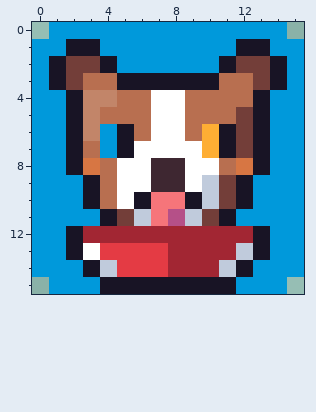
Pixel-art file, stored at art/favicon-16.aseprite. Above, as it was before the edit.
16x16 pixels, 1 frame.
After the commit:
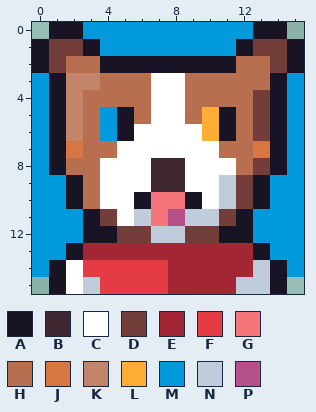
Palette (. is transparent): A #181425  B #3e2731  C #ffffff  D #733e39  E #a22633  F #e43b44  G #f6757a  H #b86f50  J #d77643  K #c28569  L #feae34  M #0099db  N #c0cbdc  P #b55088
The exact change:
{"y":0,"x":1,"old":"MM","new":"AA"}
{"y":0,"x":13,"old":"MM","new":"AA"}
{"y":1,"x":0,"old":"MMA","new":"ADD"}
{"y":1,"x":13,"old":"AMM","new":"DDA"}
{"y":2,"x":0,"old":"MADD","new":"ADHH"}
{"y":2,"x":5,"old":"MMMMMM","new":"AAAAAA"}
{"y":2,"x":12,"old":"DDAM","new":"HHDA"}
{"y":3,"x":2,"old":"DH","new":"KK"}
{"y":3,"x":5,"old":"AAAAAA","new":"HHCCHH"}
{"y":3,"x":13,"old":"D","new":"H"}
{"y":4,"x":1,"old":"MAKK","new":"AKHH"}
{"y":4,"x":13,"old":"AM","new":"DA"}
{"y":5,"x":1,"old":"MAKHH","new":"AKHMA"}
{"y":5,"x":10,"old":"HHDAM","new":"LAHDA"}
{"y":6,"x":1,"old":"MAK","new":"AKH"}
{"y":6,"x":6,"old":"H","new":"C"}
{"y":6,"x":9,"old":"H","new":"C"}
{"y":6,"x":12,"old":"DAM","new":"HDA"}
{"y":7,"x":1,"old":"MA","new":"AJ"}
{"y":7,"x":4,"old":"MA","new":"HC"}
{"y":7,"x":10,"old":"LADAM","new":"CHHJA"}
{"y":8,"x":1,"old":"MAJH","new":"AHHC"}
{"y":8,"x":11,"old":"HJAM","new":"CHDA"}
{"y":9,"x":2,"old":"MAH","new":"AHC"}
{"y":9,"x":10,"old":"NDAM","new":"CNDA"}
{"y":10,"x":2,"old":"MAH","new":"AHC"}
{"y":10,"x":10,"old":"NDAM","new":"CNDA"}
{"y":11,"x":3,"old":"MAD","new":"ADC"}
{"y":11,"x":10,"old":"DAM","new":"NDA"}
{"y":12,"x":2,"old":"AEEEEEEEEEEA","new":"MAADDNNDDAAM"}
{"y":13,"x":3,"old":"CFFFF","new":"EEEEE"}
{"y":13,"x":12,"old":"N","new":"E"}
{"y":14,"x":1,"old":"MMAN","new":"ACFF"}
{"y":14,"x":11,"old":"NAMM","new":"EENA"}
{"y":15,"x":1,"old":"MMMAAAAAAAAMMM","new":"ACNFFFFEEEENNA"}
